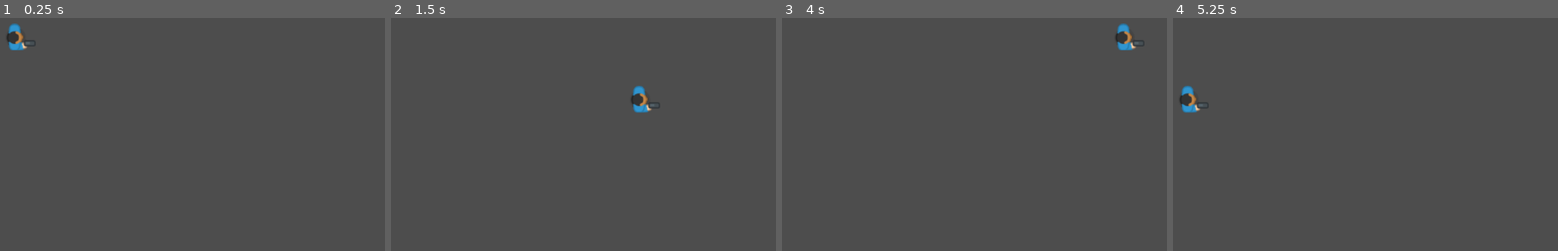
Above: before the commit, frames 1-4 (left to right).
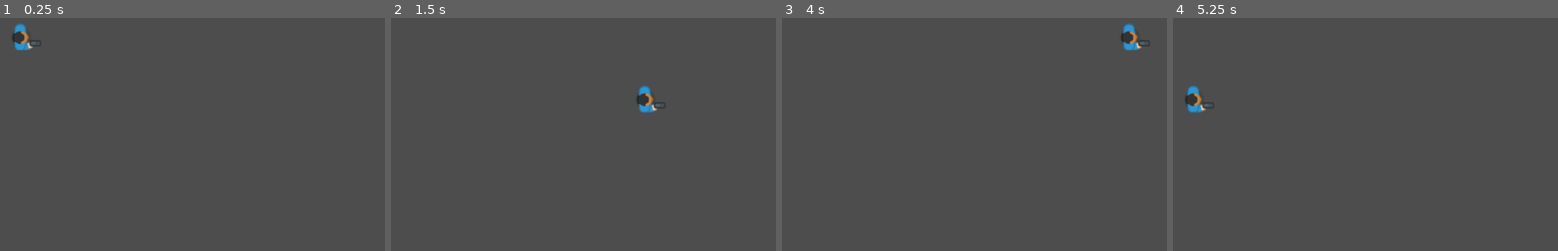
Above: after the commit, the same moments.

Repository: Suriya-K/godot_ultimate_2d_learning
Game: Godot game, scene res://scenes/levels/level.tscn
Two runs of this game, one before a commit and one after it. Both use one fixed random seed, a clock stepped at 60 frames per second and the inputs below.
Inputs (mouse positions are in pixels of both pictures, inside the frame that each line leads up to):
- Up to frame 1 (0.25 s): no input
- Up to frame 2 (1.5 s): tap Enter at 0.5 s; move the mouse to (575, 29) at 0.52 s; press the mouse at (575, 29) at 0.53 s; hold D (right) 0.53-1.28 s; move the mouse to (outside the picture) at 1.27 s; release the mouse at (outside the picture) at 1.28 s; hold S (down) from 1.28 s (still down); right-click (outside the picture) at 1.35 s
- Up to frame 3 (4 s): move the mouse to (outside the picture) at 2.02 s; release S (down) at 2.03 s; press the mouse at (outside the picture) at 2.03 s; hold D (right) 2.03-2.78 s; tap Space at 2.75 s; move the mouse to (outside the picture) at 2.77 s; release the mouse at (outside the picture) at 2.78 s; hold W (up) 2.78-3.53 s; right-click (outside the picture) at 2.85 s; tap Enter at 3.5 s; move the mouse to (1024, 111) at 3.52 s; press the mouse at (1024, 111) at 3.53 s; hold A (left) from 3.53 s (still down)
- Up to frame 4 (5.25 s): move the mouse to (outside the picture) at 4.27 s; release the mouse at (outside the picture) at 4.28 s; right-click (outside the picture) at 4.35 s; move the mouse to (1234, 50) at 5.02 s; release A (left) at 5.03 s; press the mouse at (1234, 50) at 5.03 s; hold S (down) from 5.03 s (still down)

The runs differ from the first frame. In frame 1, 0.5% of the frame differs, in the area x 1-11%, y 2-14%; in frame 2, 0.5%; in frame 3, 0.5%; in frame 4, 0.5%.

Commit message:
learn - basic physics engine and area not much but i learn prefix parameters

Diff:
--- a/scenes/players/player.tscn
+++ b/scenes/players/player.tscn
@@ -1,10 +1,17 @@
-[gd_scene load_steps=3 format=3 uid="uid://cpsxvbes0mplg"]
+[gd_scene load_steps=4 format=3 uid="uid://cpsxvbes0mplg"]
 
 [ext_resource type="Script" path="res://scrpits/players/player.gd" id="1_23hns"]
 [ext_resource type="Texture2D" uid="uid://ddkpyqaftdj5i" path="res://graphics/Man Blue/manBlue_gun.png" id="1_lvcy8"]
 
-[node name="player" type="Node2D"]
+[sub_resource type="CapsuleShape2D" id="CapsuleShape2D_xrgjr"]
+height = 42.0
+
+[node name="player" type="CharacterBody2D"]
 script = ExtResource("1_23hns")
 
 [node name="player_sprite" type="Sprite2D" parent="."]
+position = Vector2(9, 0)
 texture = ExtResource("1_lvcy8")
+
+[node name="CollisionShape2D" type="CollisionShape2D" parent="."]
+shape = SubResource("CapsuleShape2D_xrgjr")
--- a/scrpits/levels/level.gd
+++ b/scrpits/levels/level.gd
@@ -9,5 +9,5 @@
 
 
 # Called every frame. 'delta' is the elapsed time since the previous frame.
-func _process(delta):
+func _process(_delta):
 	pass
--- a/scrpits/players/player.gd
+++ b/scrpits/players/player.gd
@@ -1,8 +1,9 @@
-extends Node2D
+extends CharacterBody2D
 
-func _process(delta):
+func _process(_delta):
 	var direction = Input.get_vector("left", "right", "up", "down")
-	self.position += direction * 500 * delta
+	self.velocity = direction * 500
+	move_and_slide()
 
 	if Input.is_action_pressed("primary_action"):
 		print("Shoot")
